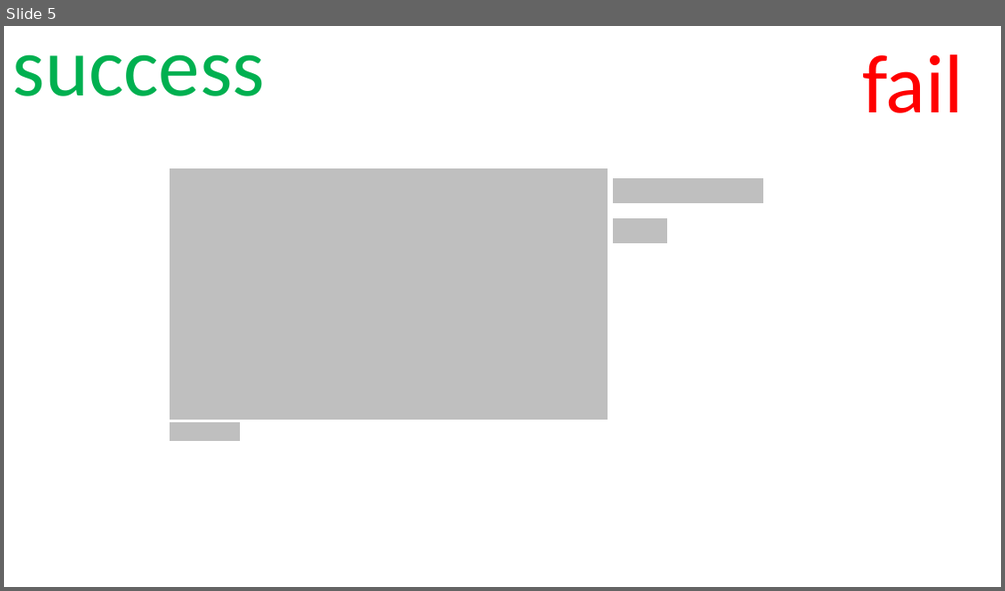
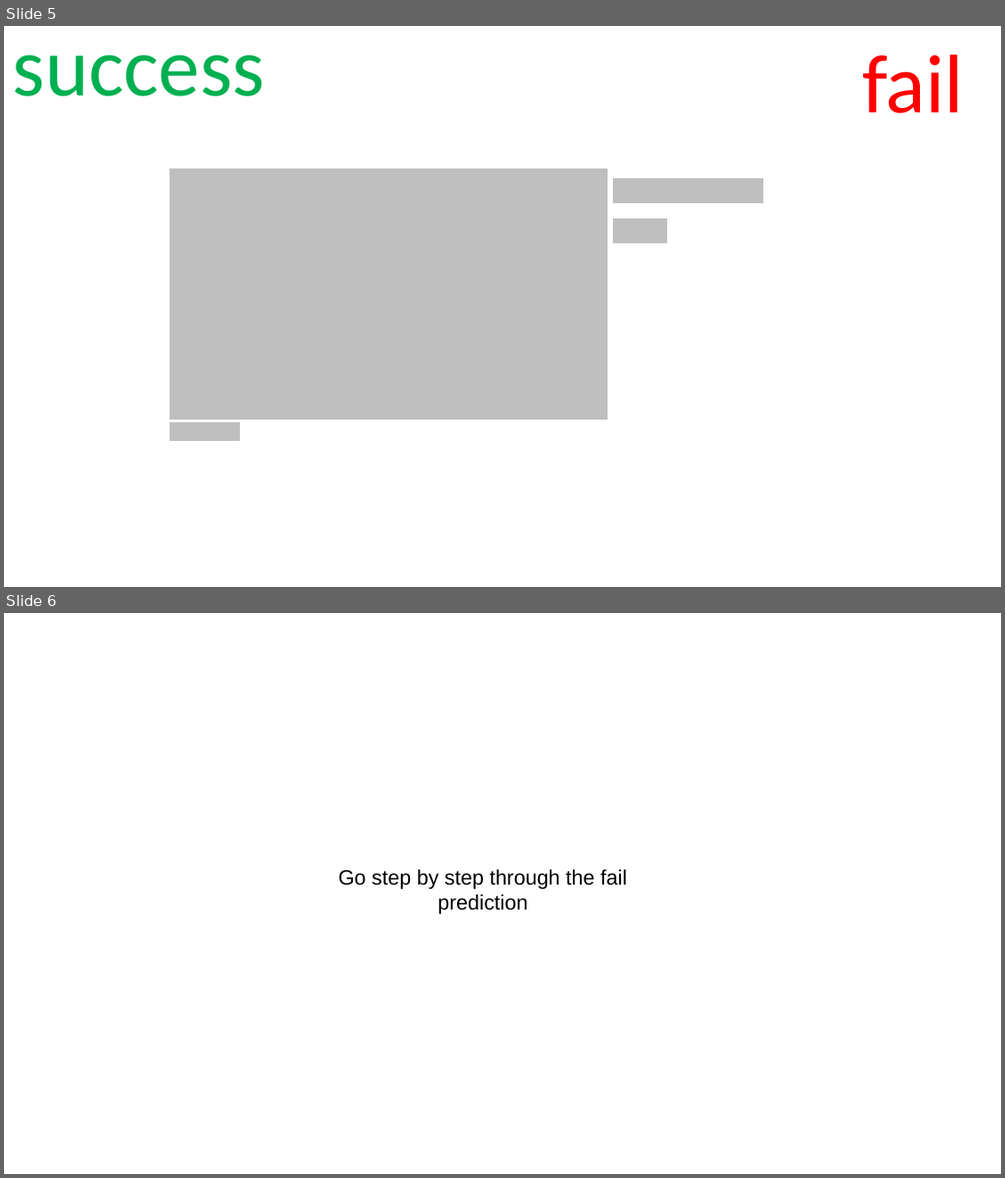
Before and after one commit to nicolerichter1989/kickstarter, a slide deck: kickstarter_presentation.pptx. Shown one above the other, each under a label of ours: slide 5 before the commit, slides 5 and 6 after it. The pictures are 1005x591 and 1005x1178 pixels, drawn with LibreOffice and Linux fonts; fonts in the diff are those of the drawing; background and template pictures are left out. Boxes give left, top, right and bottom in pixels: in the first picture for what was removed or moved away, otherwise in the second. Text is boxed around its words. In the diff, an @@ line names an element or a change of style, - is before the commit and + after.

```diff
--- a/kickstarter_presentation.pptx
+++ b/kickstarter_presentation.pptx
@@ slide 6 added at (4,613,1001,1174), background #FFFFFF @@
@@ text added at (339,869,627,914), 20 pt, text #000000 @@
+Go step by step through the fail prediction
```
Also in this commit, not shown: 4 other files.
